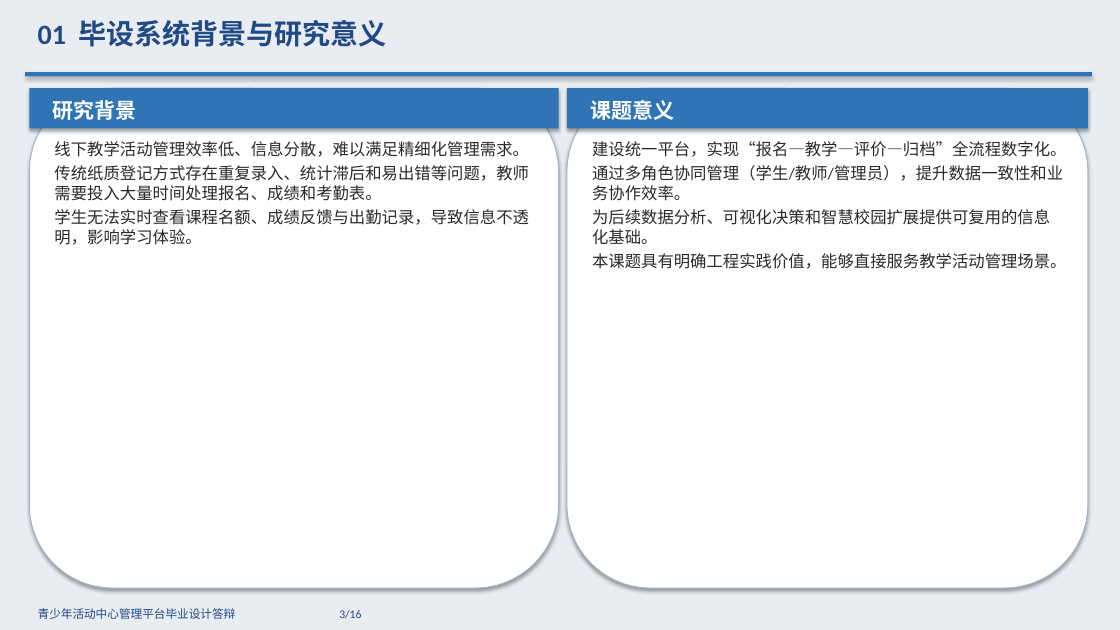
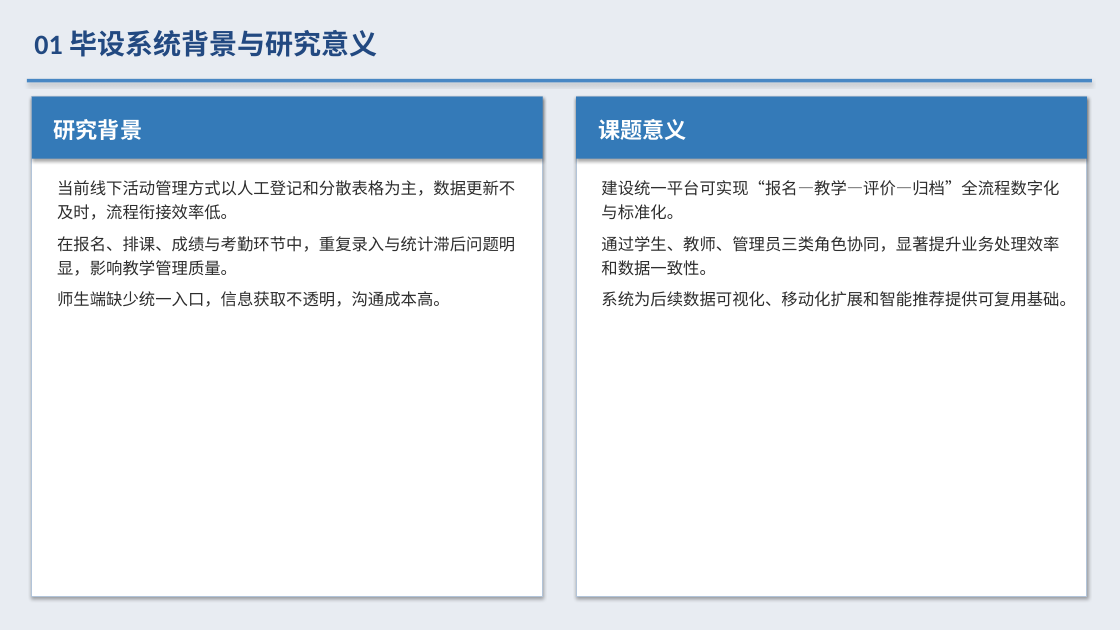
Before and after one commit to cxkqq/Student_Exam, a slide deck: slide 3 of defense_ppt.pptx. Drawn at 1120x630 pixels with LibreOffice and Linux fonts; fonts in the diff are those of the drawing. Boxes give left, top, right and bottom in pixels: in the first picture for what was removed or moved away, otherwise in the second. Text is boxed around its words. In the diff, an @@ line names an element or a change of style, - is before the commit and + after.

```diff
--- a/defense_ppt.pptx
+++ b/defense_ppt.pptx
@@ rectangle at [0,0,1120,630]: fill #E9ECF1 to #E8ECF2 @@
@@ text "01 毕设系统背景与研究意义" at [34,30,377,57]: text colour #1F4A85 to #224981; line spacing 1 to 1.25; more space between paragraphs @@
@@ rectangle: place and size @@
-rectangle at [25,72,1092,76]
+rectangle at [27,79,1092,82]
@@ rectangle at [27,79,1092,82]: fill #2F75B5 to #4887C4 @@
@@ rounded rectangle removed at [29,88,559,588] @@
@@ rounded rectangle removed at [567,88,1088,588] @@
@@ rectangle: place and size @@
-rectangle at [29,88,559,129]
+rectangle at [32,97,543,159]
@@ rectangle at [32,97,543,159]: fill #2F75B5 to #347AB8 @@
@@ rectangle added at [32,97,543,597], fill #FFFFFF, outline #B2C4D9 0.75 pt @@
@@ text "研究背景" at [54,119,142,140]: size 18 to 19 pt; line spacing 1 to 1.25; more space between paragraphs @@
@@ text "研究背景": place and size @@
-text "研究背景" at [53,100,137,120]
+text "研究背景" at [54,119,142,140]
@@ rectangle at [576,97,1087,159]: fill #2F75B5 to #347AB8 @@
@@ rectangle: place and size @@
-rectangle at [567,88,1088,129]
+rectangle at [576,97,1087,159]
@@ rectangle added at [576,97,1087,597], fill #FFFFFF, outline #B2C4D9 0.75 pt @@
@@ text "课题意义": place and size @@
-text "课题意义" at [590,100,674,120]
+text "课题意义" at [598,119,686,140]
@@ text "课题意义" at [598,119,686,140]: size 18 to 19 pt; line spacing 1 to 1.25; more space between paragraphs @@
@@ text at [57,180,515,307]: text changed; text colour #2A2A2A to #2D2D2D @@
-线下教学活动管理效率低、信息分散，难以满足精细化管理需求。
-传统纸质登记方式存在重复录入、统计滞后和易出错等问题，教师需要投入大量时间处理报名、成绩和考勤表。
-学生无法实时查看课程名额、成绩反馈与出勤记录，导致信息不透明，影响学习体验。
+当前线下活动管理方式以人工登记和分散表格为主，数据更新不及时，流程衔接效率低。
+在报名、排课、成绩与考勤环节中，重复录入与统计滞后问题明显，影响教学管理质量。
+师生端缺少统一入口，信息获取不透明，沟通成本高。
@@ text at [601,180,1075,307]: text changed; text colour #2A2A2A to #2D2D2D @@
-建设统一平台，实现“报名—教学—评价—归档”全流程数字化。
-通过多角色协同管理（学生/教师/管理员），提升数据一致性和业务协作效率。
-为后续数据分析、可视化决策和智慧校园扩展提供可复用的信息化基础。
-本课题具有明确工程实践价值，能够直接服务教学活动管理场景。
+建设统一平台可实现“报名—教学—评价—归档”全流程数字化与标准化。
+通过学生、教师、管理员三类角色协同，显著提升业务处理效率和数据一致性。
+系统为后续数据可视化、移动化扩展和智能推荐提供可复用基础。
@@ text removed at [38,608,361,619] @@
-青少年活动中心管理平台毕业设计答辩 3/16
```
Also in this commit, not shown: 8 other slides changed, 6 slides added, 7 slides removed.
